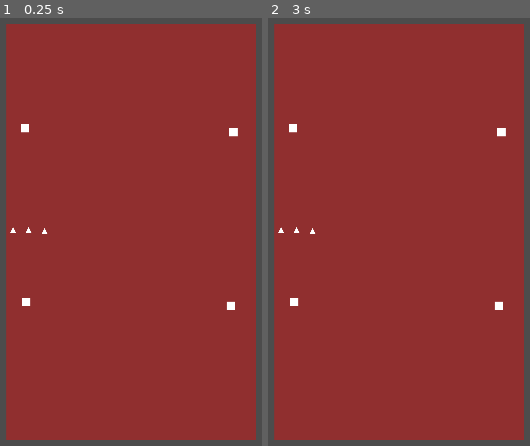
Above: before the commit, frames 1-2 (left to right).
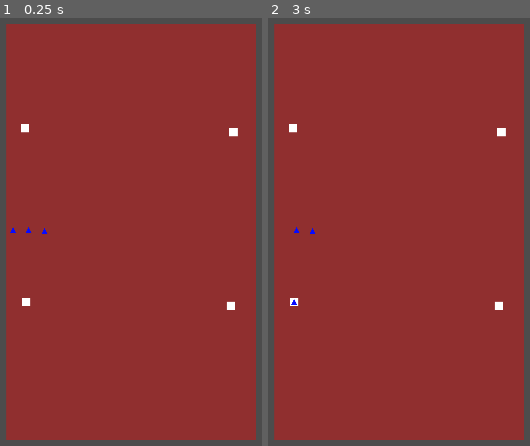
Above: after the commit, the same moments.

Repository: Bedwinnjamin/Rocket-Oblivion
Game: Godot game, scene res://entities/Game.tscn
The game is run twice, just before and just after one commit, with the same random seed, the same clock (stepped at 60 frames per second) and the same inputs. The project has no main scene, so this scene is started directly.
Inputs (mouse positions are in pixels of both pictures, inside the frame that each line leads up to):
- Up to frame 1 (0.25 s): no input
- Up to frame 2 (3 s): tap Enter at 0.5, 2 s; move the mouse to (312, 232) at 0.52 s; click (312, 232) at 0.67 s; tap Space at 1.25, 2.75 s; move the mouse to (296, 232) at 1.27 s; click (296, 232) at 1.42 s; move the mouse to (281, 227) at 2.02 s; click (281, 227) at 2.17 s; move the mouse to (294, 300) at 2.77 s; click (294, 300) at 2.92 s

The runs differ from the first frame. In frame 1, less than 0.1% of the frame differs, in the area x 3-19%, y 48-51%; in frame 2, less than 0.1%, in the area x 3-19%, y 48-68%.

Commit message:
Crew moves to station location

Diff:
--- a/entities/crew/Crew.gd
+++ b/entities/crew/Crew.gd
@@ -6,7 +6,7 @@
 
 export (int) var crewmember
 
-var station = 1
+var station = -1
 
 # Called when the node enters the scene tree for the first time.
 func _ready():
@@ -20,10 +20,15 @@
 
 func _go_to_station(station_position):
 	self.position = station_position
-	pass
+	#Path Find here
 
 
 # Check to see if the crew is LEFT CLICKED
-func _on_Area2D_input_event(event,viewport,shape_idx):
+func _on_Area2D_input_event(viewport, event, shape_idx):
 	if event is InputEventMouseButton and event.button_index == BUTTON_LEFT and event.pressed:
 		emit_signal("selected", self)
+		print("Crew Selected")
+
+# You are entering
+func _on_Area2D_area_entered(area):
+	pass # Replace with function body.
--- a/entities/crew/Crew.tscn
+++ b/entities/crew/Crew.tscn
@@ -6,10 +6,12 @@
 size = Vector3( 15, 15, 15 )
 
 [sub_resource type="RectangleShape2D" id=2]
+extents = Vector2( 14, 13 )
 
 [node name="Crew" type="Node2D" groups=[
 "crew",
 ]]
+modulate = Color( 0.0313726, 0.0470588, 1, 1 )
 script = ExtResource( 1 )
 
 [node name="Area2D" type="Area2D" parent="."]
@@ -20,4 +22,5 @@
 
 [node name="CollisionShape2D" type="CollisionShape2D" parent="Area2D"]
 shape = SubResource( 2 )
+[connection signal="area_entered" from="Area2D" to="." method="_on_Area2D_area_entered"]
 [connection signal="input_event" from="Area2D" to="." method="_on_Area2D_input_event"]
--- a/entities/ship/Ship.gd
+++ b/entities/ship/Ship.gd
@@ -1,9 +1,9 @@
 extends Node2D
 
 signal deselect
-signal selected
 
-var selected_crew = null
+
+var selected_crew
 
 # Called when the node enters the scene tree for the first time.
 func _ready():
@@ -23,20 +23,25 @@
 		s.connect("selected", self, "_selected")
 
 func _selected(current_node):
-	print("current_node")
+	print(current_node)
 	if current_node.is_in_group("crew"):
 		selected_crew = current_node
 		print("Selected Crew: " + str(current_node.crewmember))
 	elif current_node.is_in_group("station"):
 		if selected_crew == null:
 			pass
+		elif selected_crew.station != current_node.station_id:
+			selected_crew._go_to_station(current_node.position)
+			selected_crew = null
 		else:
-			selected_crew._go_to_station(current_node.position)
+			pass
+	else:
+		pass
 
 # Move an Area 2D to where the mouse is and determine if you're not clicking an object
 func _input(event):
 	if event is InputEventMouseButton and event.button_index == BUTTON_RIGHT and event.pressed:
-		emit_signal("deselect")
+		#emit_signal("deselect")
 		selected_crew = null
 
 
--- a/entities/ship/Ship.tscn
+++ b/entities/ship/Ship.tscn
@@ -13,20 +13,6 @@
 modulate = Color( 0.568627, 0.188235, 0.188235, 1 )
 scale = Vector2( 300, 500 )
 mesh = SubResource( 1 )
-
-[node name="Crew_Members" type="Node2D" parent="."]
-
-[node name="Crew1" parent="Crew_Members" instance=ExtResource( 2 )]
-position = Vector2( -208.644, -2.21964 )
-crewmember = 1
-
-[node name="Crew2" parent="Crew_Members" instance=ExtResource( 2 )]
-position = Vector2( -246.932, -4.99414 )
-crewmember = 2
-
-[node name="Crew3" parent="Crew_Members" instance=ExtResource( 2 )]
-position = Vector2( -284.111, -5.54904 )
-crewmember = 3
 
 [node name="Stations" type="Node2D" parent="."]
 
@@ -45,3 +31,17 @@
 [node name="Station4" parent="Stations" instance=ExtResource( 1 )]
 position = Vector2( 239.81, 177.751 )
 station_id = 4
+
+[node name="Crew_Members" type="Node2D" parent="."]
+
+[node name="Crew1" parent="Crew_Members" instance=ExtResource( 2 )]
+position = Vector2( -208.644, -2.21964 )
+crewmember = 1
+
+[node name="Crew2" parent="Crew_Members" instance=ExtResource( 2 )]
+position = Vector2( -246.932, -4.99414 )
+crewmember = 2
+
+[node name="Crew3" parent="Crew_Members" instance=ExtResource( 2 )]
+position = Vector2( -284.111, -5.54904 )
+crewmember = 3
